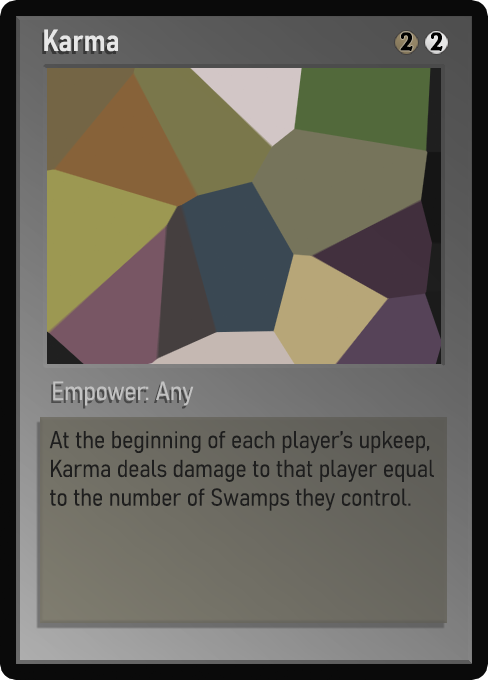
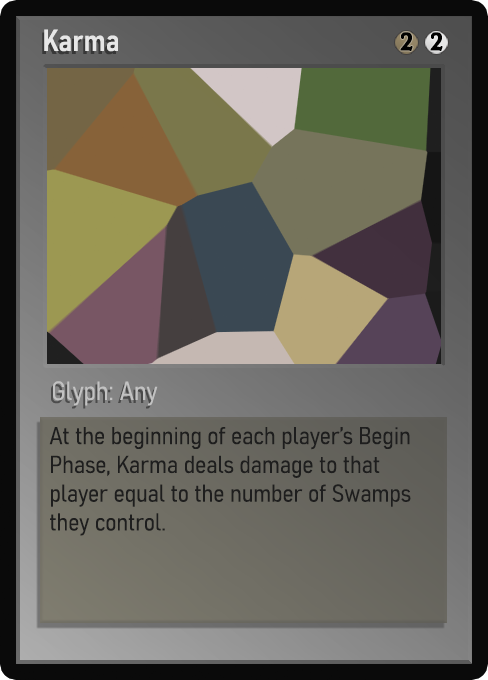
The second 488 x 680 image is a revision of the first. Changes to its layers:
painted on "Class" over [53, 381, 194, 406]
painted on "Desc_norm" over [49, 427, 434, 536]
